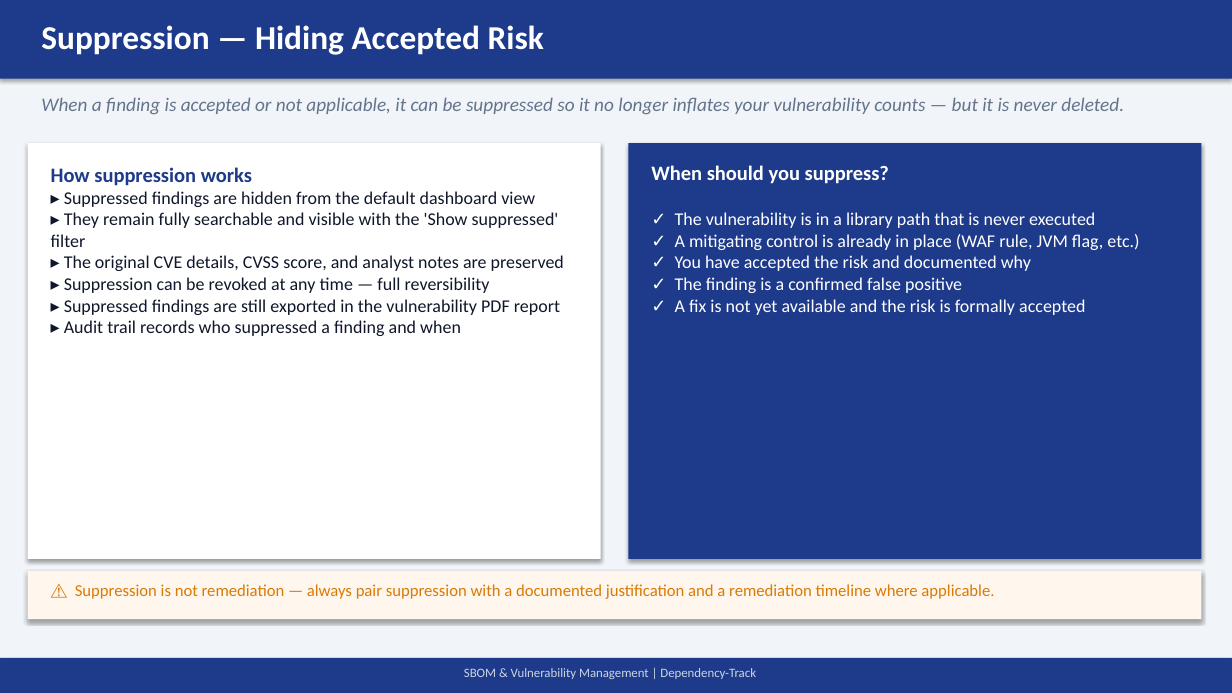
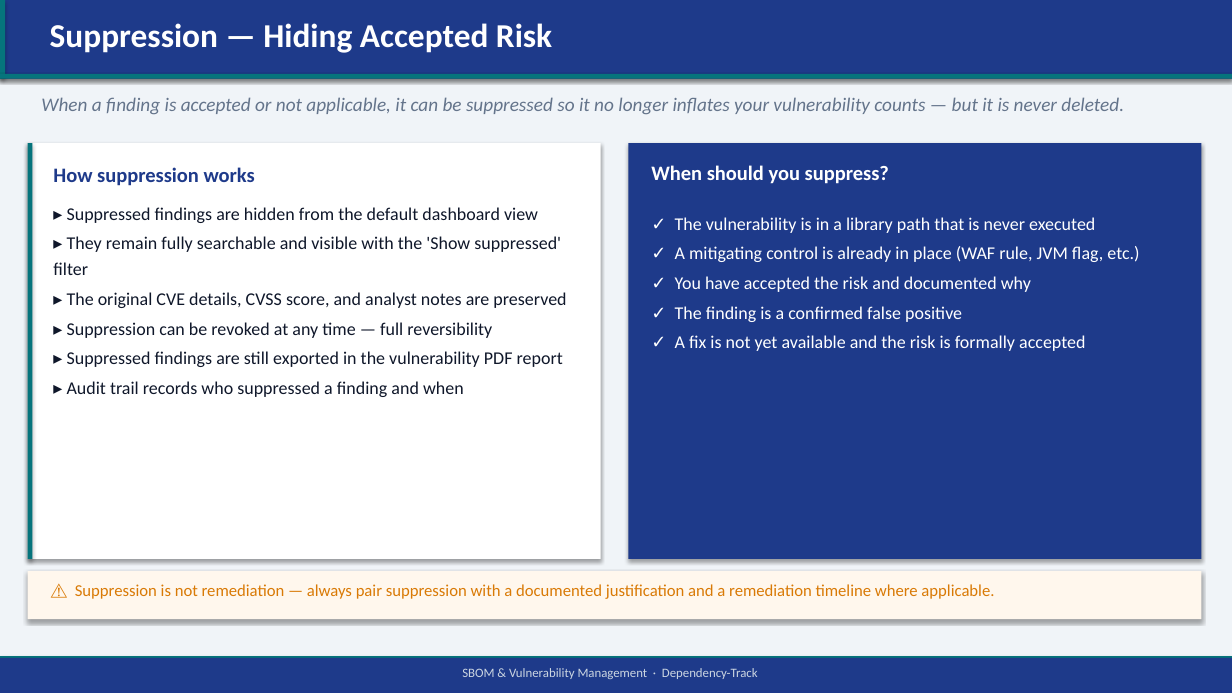
Before and after one commit to duncanlester/sbom-uploader, a slide deck: slide 11 of output/SBOM_DependencyTrack_Presentation.pptx. Drawn at 1232x693 pixels with LibreOffice and Linux fonts; fonts in the diff are those of the drawing. Boxes give left, top, right and bottom in pixels: in the first picture for what was removed or moved away, otherwise in the second. Text is boxed around its words. In the diff, an @@ line names an element or a change of style, - is before the commit and + after.

```diff
--- a/output/SBOM_DependencyTrack_Presentation.pptx
+++ b/output/SBOM_DependencyTrack_Presentation.pptx
@@ rectangle at <box>0,0,1232,693</box>: fill #F1F5F9 to #F0F4F8 @@
@@ rectangle added at <box>0,0,6,79</box>, fill #06747C @@
@@ text "Suppression — Hiding Accepted Risk": place and size @@
-text "Suppression — Hiding Accepted Risk" at <box>41,25,544,55</box>
+text "Suppression — Hiding Accepted Risk" at <box>50,23,552,53</box>
@@ rectangle added at <box>0,74,1232,79</box>, fill #06747C @@
@@ rectangle added at <box>28,143,32,559</box>, fill #06747C @@
@@ text "How suppression works" at <box>53,167,566,397</box>: more space between paragraphs; line spacing 1 to 1.2 @@
@@ text "✓ The vulnerability is in ..." at <box>675,217,1139,351</box>: line spacing 1 to 1.2; more space between paragraphs @@
@@ rectangle added at <box>0,656,1232,658</box>, fill #06747C @@
@@ text at <box>462,668,758,679</box>: text changed @@
-SBOM & Vulnerability Management | Dependency-Track
+SBOM & Vulnerability Management · Dependency-Track
```
Also in this commit, not shown: 16 other slides changed, 2 other files.
